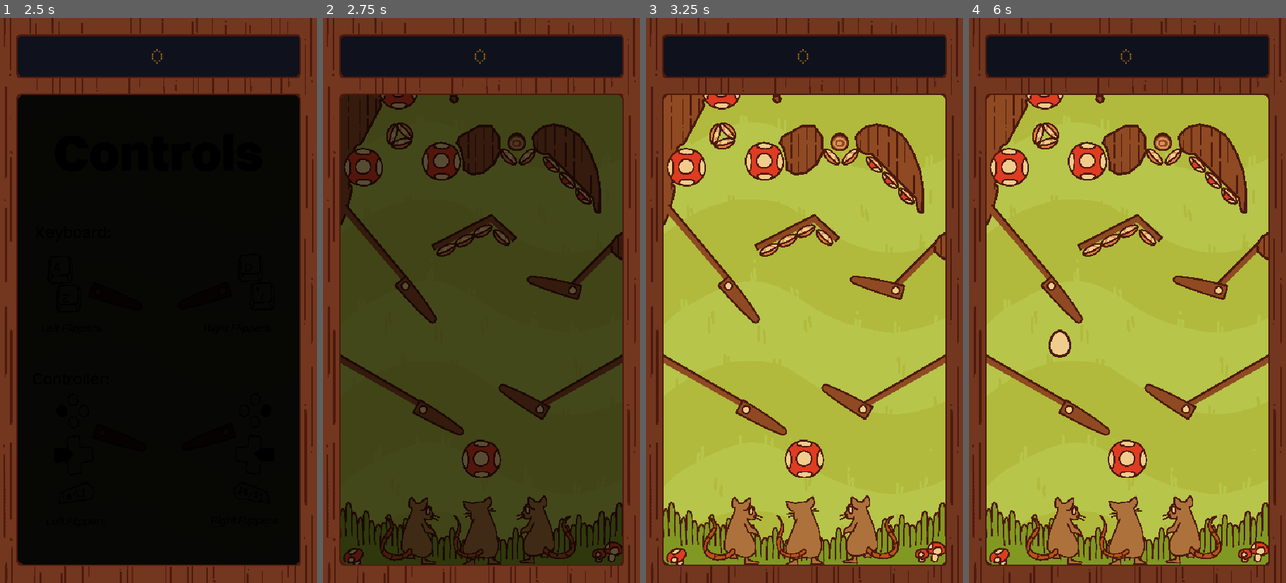
Above: before the commit, frames 1-4 (left to right).
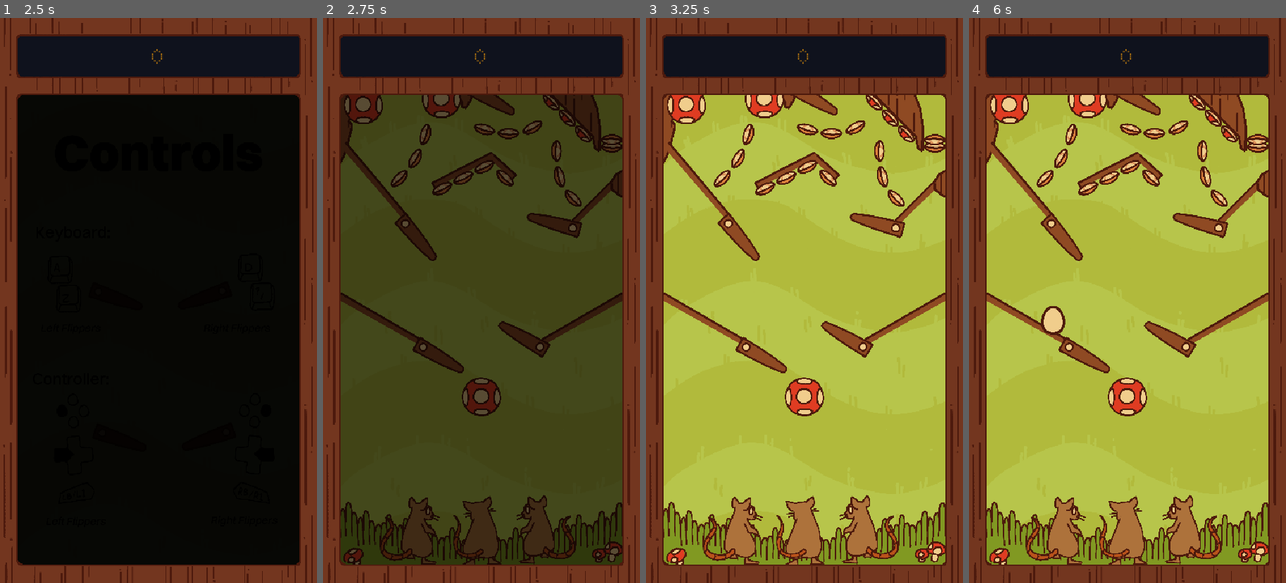
Above: after the commit, the same moments.

Repository: Lilacqualia/gjtnp-gjenp
Game: Godot game, scene res://scenes/conductor.tscn
The game is run twice, just before and just after one commit, with the same random seed, the same clock (stepped at 60 frames per second) and the same inputs.
Inputs:
- Up to frame 1 (2.5 s): tap Enter at 0.5 s; hold D (Right Flipper) 0.53-1.28 s; hold Space (Start Game) 0.53-1.28 s; hold A (Left Flipper) 1.28-2.03 s; tap Space (Start Game) at 1.35 s; hold D (Right Flipper) from 2.03 s (still down); hold Space (Start Game) from 2.03 s (still down)
- Up to frame 2 (2.75 s): keep holding D (Right Flipper); keep holding Space (Start Game)
- Up to frame 3 (3.25 s): keep holding D (Right Flipper); release Space (Start Game) at 2.78 s; tap Space (Start Game) at 2.85 s
- Up to frame 4 (6 s): tap Space (Start Game) at 3.5, 4.35, 5, 5.85 s; release D (Right Flipper) at 3.53 s; hold Space (Start Game) 3.53-4.28 s; hold A (Left Flipper) 3.53-5.78 s; hold Space (Start Game) 5.03-5.78 s; hold D (Right Flipper) from 5.78 s (still down)

Frame 1 is identical in both runs. In frame 2, 15% of the frame differs, in the area x 5-95%, y 13-82%; in frame 3, 17%; in frame 4, 17%.

Commit message:
First area draft done, working on second.

Diff:
--- a/src/scenes/table_forest.tscn
+++ b/src/scenes/table_forest.tscn
@@ -41,7 +41,7 @@
 gizmo_extents = 1000.0
 
 [node name="Stage1" type="Node2D" parent="ScrollableElements" unique_id=237564050]
-position = Vector2(50, 0)
+position = Vector2(50, -106)
 
 [node name="DrainGuard" type="Node2D" parent="ScrollableElements/Stage1" unique_id=1825372116]
 position = Vector2(50, -317)
@@ -87,11 +87,6 @@
 [node name="SideLog" type="Node2D" parent="ScrollableElements/Stage1" unique_id=469660202]
 position = Vector2(50, -757)
 
-[node name="Wall" parent="ScrollableElements/Stage1/SideLog" unique_id=1426760361 instance=ExtResource("7_ehd0t")]
-z_as_relative = false
-position = Vector2(424, 31)
-polygon = PackedVector2Array(-46, -3, -40, -11, -29, -19, -11, -23, 12, -18, 32, -5, 42, 8, 52, 27, 63, 56, 67, 83, 68, 126, 65, 127, 62, 126, 59, 122, 56, 103, 15.737274, 62.73732, -20, 27, -30, 27, -39, 22, -45, 13)
-
 [node name="DropTargetGroup" parent="ScrollableElements/Stage1/SideLog" unique_id=1705027023 instance=ExtResource("5_r5rc4")]
 position = Vector2(415, 121)
 
@@ -114,7 +109,7 @@
 value = 50
 
 [node name="spinner" parent="ScrollableElements/Stage1/SideLog" unique_id=1531310458 instance=ExtResource("9_o62vd")]
-position = Vector2(350, 38)
+position = Vector2(354, -29)
 
 [node name="OneWayPlatform3" parent="ScrollableElements/Stage1/SideLog" unique_id=29585991 instance=ExtResource("10_o62vd")]
 position = Vector2(437, 284)
@@ -127,10 +122,6 @@
 [node name="CollisionPolygon2D" parent="ScrollableElements/Stage1/SideLog/OneWayPlatform3" index="1" unique_id=974076052]
 polygon = PackedVector2Array(-108, -66, 5.236496, -66, -1.554924, -56, -98.100494, -56)
 
-[node name="Wall3" parent="ScrollableElements/Stage1/SideLog" unique_id=780634998 instance=ExtResource("7_ehd0t")]
-position = Vector2(319, 67)
-polygon = PackedVector2Array(-32, -57, -12, -56, 1, -38, 2, -12, -8, 8, -26, 23, -45, 26, -59, 18, -59, 7, -64, -18, -71, -28, -67, -38)
-
 [node name="Wall2" parent="ScrollableElements/Stage1/SideLog" unique_id=446215777 instance=ExtResource("7_ehd0t")]
 position = Vector2(513, 181)
 polygon = PackedVector2Array(6, 18, 20, 10, 19, 57, 11, 53, -1, 43, -2, 31)
@@ -142,21 +133,96 @@
 flipper_direction = 1
 
 [node name="DropTarget" parent="ScrollableElements/Stage1/SideLog" unique_id=105419351 instance=ExtResource("5_3pj8s")]
-position = Vector2(368.00003, 63)
-rotation = -0.7853982
+position = Vector2(377, 45)
+rotation = -0.5235988
+
+[node name="DropTarget6" parent="ScrollableElements/Stage1/SideLog" unique_id=1514217241 instance=ExtResource("5_3pj8s")]
+position = Vector2(446, 240.00002)
+rotation = 0.7853982
+
+[node name="DropTarget7" parent="ScrollableElements/Stage1/SideLog" unique_id=1508475977 instance=ExtResource("5_3pj8s")]
+position = Vector2(422.99997, 202.99998)
+rotation = 1.3089969
+
+[node name="DropTarget8" parent="ScrollableElements/Stage1/SideLog" unique_id=167766381 instance=ExtResource("5_3pj8s")]
+position = Vector2(418, 159)
+rotation = 1.5707964
+
+[node name="DropTarget9" parent="ScrollableElements/Stage1/SideLog" unique_id=1892174655 instance=ExtResource("5_3pj8s")]
+position = Vector2(377, 119.000015)
+rotation = -0.5235988
+
+[node name="DropTarget10" parent="ScrollableElements/Stage1/SideLog" unique_id=616005539 instance=ExtResource("5_3pj8s")]
+position = Vector2(336, 129)
+
+[node name="DropTarget11" parent="ScrollableElements/Stage1/SideLog" unique_id=108834289 instance=ExtResource("5_3pj8s")]
+position = Vector2(295, 121.999985)
+rotation = 0.2617994
 
 [node name="DropTarget2" parent="ScrollableElements/Stage1/SideLog" unique_id=1093564266 instance=ExtResource("5_3pj8s")]
-position = Vector2(336.00003, 63)
+position = Vector2(302.00003, 33)
 rotation = 0.7853982
+
+[node name="DropTarget5" parent="ScrollableElements/Stage1/SideLog" unique_id=1778843411 instance=ExtResource("5_3pj8s")]
+position = Vector2(338.00003, 50.999992)
+rotation = 0.17453292
+
+[node name="DropTarget3" parent="ScrollableElements/Stage1/SideLog" unique_id=1228208340 instance=ExtResource("5_3pj8s")]
+position = Vector2(512, 152)
+
+[node name="DropTarget4" parent="ScrollableElements/Stage1/SideLog" unique_id=424188433 instance=ExtResource("5_3pj8s")]
+position = Vector2(512, 140)
+rotation = -3.1415927
+
+[node name="OneWayPlatform4" parent="ScrollableElements/Stage1/SideLog" unique_id=585967027 instance=ExtResource("10_o62vd")]
+position = Vector2(356, -68.00001)
+rotation = 0.7853982
+scale = Vector2(0.99999994, 0.99999994)
+
+[node name="Sprite2D" parent="ScrollableElements/Stage1/SideLog/OneWayPlatform4" index="0" unique_id=965759894]
+region_rect = Rect2(2271, 0, 473, 67)
+
+[node name="CollisionPolygon2D" parent="ScrollableElements/Stage1/SideLog/OneWayPlatform4" index="1" unique_id=974076052]
+polygon = PackedVector2Array(-108, -66, 5.236496, -66, -1.554924, -56, -98.100494, -56)
+
+[node name="Wall" parent="ScrollableElements/Stage1/SideLog" unique_id=1426760361 instance=ExtResource("7_ehd0t")]
+position = Vector2(424, 31)
+polygon = PackedVector2Array(-5, -22, 12, -18, 32, -5, 42, 8, 52, 27, 63, 56, 67, 83, 68, 126, 65, 127, 62, 126, 59, 122, 56, 103, 15.737274, 62.73732, -20, 27, -30, 27, -24, 1)
+
+[node name="OneWayPlatform5" parent="ScrollableElements/Stage1/SideLog" unique_id=1983375619 instance=ExtResource("10_o62vd")]
+position = Vector2(356, -68)
+rotation = 2.3561945
+scale = Vector2(1, -1)
+
+[node name="Sprite2D" parent="ScrollableElements/Stage1/SideLog/OneWayPlatform5" index="0" unique_id=965759894]
+region_rect = Rect2(2271, 0, 473, 67)
+
+[node name="CollisionPolygon2D" parent="ScrollableElements/Stage1/SideLog/OneWayPlatform5" index="1" unique_id=974076052]
+polygon = PackedVector2Array(-108, -66, 5.236496, -66, -1.554924, -56, -98.100494, -56)
 
 [node name="BumperCluster" type="Node2D" parent="ScrollableElements/Stage1" unique_id=1672020467]
 position = Vector2(50, -664)
+
+[node name="OneWayPlatform6" parent="ScrollableElements/Stage1/BumperCluster" unique_id=1664612926 instance=ExtResource("10_o62vd")]
+position = Vector2(236, -122.000015)
+rotation = 0.7853982
+scale = Vector2(0.99999994, -0.99999994)
+
+[node name="Sprite2D" parent="ScrollableElements/Stage1/BumperCluster/OneWayPlatform6" index="0" unique_id=965759894]
+region_rect = Rect2(2496, 0, 248, 64)
+
+[node name="CollisionPolygon2D" parent="ScrollableElements/Stage1/BumperCluster/OneWayPlatform6" index="1" unique_id=974076052]
+polygon = PackedVector2Array(-108, -66, -51.600494, -66, -58.518555, -56, -97.39337, -56)
+
+[node name="Wall3" parent="ScrollableElements/Stage1/BumperCluster" unique_id=780634998 instance=ExtResource("7_ehd0t")]
+position = Vector2(319, -26)
+polygon = PackedVector2Array(-45, -45, -43, -57, -36, -62, -33, -52, -41, -19, -47, 5, -56, 19, -62, 17, -62, 8, -72, -3, -67, -18, -60.551178, -24.897629, -56, -34)
 
 [node name="Wall" parent="ScrollableElements/Stage1/BumperCluster" unique_id=539350452 instance=ExtResource("7_ehd0t")]
 z_as_relative = false
 position = Vector2(73, -174)
 texture_offset = Vector2(0, -39.265)
-polygon = PackedVector2Array(-29, 43, -31, -78, 51, -16, 55, -10, 57, -3, 50, 4, 53, 34, 44, 50, 46, 57, 12, 121, 5, 124, 0, 130, 3, 161, -9, 190, -4, 195, -4, 200, -12, 233, -18, 250, -27, 266, -30, 244)
+polygon = PackedVector2Array(-29, 43, -30, -93, -16, -78, -3, -68, 9, -61, 34, -53, 51, -24, 56, -11, 57, -3, 50, 4, 53, 34, 44, 50, 46, 57, 12, 121, 5, 124, 0, 130, 3, 161, -9, 190, -4, 195, -4, 200, -12, 233, -18, 250, -27, 266, -30, 244)
 
 [node name="round_bumper" parent="ScrollableElements/Stage1/BumperCluster" unique_id=1796053492 instance=ExtResource("9_r5rc4")]
 position = Vector2(149, -143)
@@ -183,6 +249,11 @@
 rotation = 0.8726646
 scale = Vector2(0.99999994, 0.99999994)
 
+[node name="left_flipper3" parent="ScrollableElements/Stage1/BumperCluster" unique_id=471509725 instance=ExtResource("2_cwxmj")]
+position = Vector2(277, -38.999992)
+rotation = 0.5235988
+scale = Vector2(0.99999994, 0.99999994)
+
 [node name="DropTarget5" parent="ScrollableElements/Stage1/BumperCluster" unique_id=421145021 instance=ExtResource("5_3pj8s")]
 position = Vector2(153.99997, -52.999992)
 rotation = -0.2617994
@@ -218,27 +289,39 @@
 polygon = PackedVector2Array(-108, -66, 5.236496, -66, -1.554924, -56, -98.100494, -56)
 
 [node name="Wall2" parent="ScrollableElements/Stage1/BumperCluster" unique_id=55546858 instance=ExtResource("7_ehd0t")]
-position = Vector2(224, -160)
+position = Vector2(222, -155)
 polygon = PackedVector2Array(14, 27, 19, 25, 23, 27, 26, 31, 24, 36, 19, 38, 16, 36, 13, 33)
 
 [node name="DropTarget4" parent="ScrollableElements/Stage1/BumperCluster" unique_id=963859189 instance=ExtResource("5_3pj8s")]
-position = Vector2(292, 96)
+position = Vector2(295.00003, 93)
 rotation = -0.4712389
 
 [node name="DropTarget10" parent="ScrollableElements/Stage1/BumperCluster" unique_id=1099183907 instance=ExtResource("5_3pj8s")]
-position = Vector2(324, 107)
+position = Vector2(330, 111.999985)
 rotation = 0.7330383
 
 [node name="DropTarget8" parent="ScrollableElements/Stage1/BumperCluster" unique_id=405524493 instance=ExtResource("5_3pj8s")]
-position = Vector2(261, 112)
+position = Vector2(259, 112)
 rotation = -0.4712389
 
 [node name="DropTarget9" parent="ScrollableElements/Stage1/BumperCluster" unique_id=983204576 instance=ExtResource("5_3pj8s")]
-position = Vector2(230, 128)
+position = Vector2(223, 130)
 rotation = -0.4712389
 
+[node name="DropTarget11" parent="ScrollableElements/Stage1/BumperCluster" unique_id=2105920959 instance=ExtResource("5_3pj8s")]
+position = Vector2(150.00002, 113.000015)
+rotation = -0.7853982
+
+[node name="DropTarget12" parent="ScrollableElements/Stage1/BumperCluster" unique_id=1248025646 instance=ExtResource("5_3pj8s")]
+position = Vector2(177, 79.00001)
+rotation = -1.0471976
+
+[node name="DropTarget13" parent="ScrollableElements/Stage1/BumperCluster" unique_id=414991129 instance=ExtResource("5_3pj8s")]
+position = Vector2(194, 37.999992)
+rotation = -1.3089969
+
 [node name="Stage2" type="Node2D" parent="ScrollableElements" unique_id=794293070]
-position = Vector2(50, -1186)
+position = Vector2(50, -941)
 
 [node name="Group1" type="Node2D" parent="ScrollableElements/Stage2" unique_id=1035553819]
 position = Vector2(50, -339)
@@ -332,26 +415,25 @@
 position = Vector2(50, -245)
 
 [node name="OneWayPlatform" parent="ScrollableElements/Stage2/Group2" unique_id=266733659 instance=ExtResource("10_o62vd")]
-position = Vector2(302, 233)
-rotation = -2.6179938
-scale = Vector2(1, -1)
+position = Vector2(201, 165)
+rotation = 0.5235988
 
 [node name="Sprite2D" parent="ScrollableElements/Stage2/Group2/OneWayPlatform" index="0" unique_id=965759894]
 region_rect = Rect2(2011, 0, 733, 64)
 
 [node name="CollisionPolygon2D" parent="ScrollableElements/Stage2/Group2/OneWayPlatform" index="1" unique_id=974076052]
-polygon = PackedVector2Array(-108, -66, 76.16214, -66, 63.501877, -56, -98, -56)
+polygon = PackedVector2Array(-108, -66, 71.23393, -66, 63.501877, -56, -98, -56)
 
 [node name="Wall" parent="ScrollableElements/Stage2/Group2" unique_id=73553972 instance=ExtResource("7_ehd0t")]
 z_as_relative = false
 position = Vector2(-32, -259)
-polygon = PackedVector2Array(60, -53, 102, 40, 99, 117, 83, 195, 85, 229, 100, 252, 133, 268, 135, 271, 137, 276, 136, 317, 154, 346, 138, 372, 137.55597, 375.75095, 140, 378, 163, 384, 173, 391, 186, 412, 182, 419, 63, 361)
+polygon = PackedVector2Array(60, -53, 102, 40, 99, 117, 83, 195, 85, 229, 100, 252, 133, 268, 135, 271, 137, 276, 136, 317, 142, 366, 156, 385, 169, 394, 188, 404, 188, 414, 182, 419, 63, 361)
 
 [node name="spinner" parent="ScrollableElements/Stage2/Group2" unique_id=401330997 instance=ExtResource("9_o62vd")]
-position = Vector2(321, 228)
+position = Vector2(274, 141)
 
 [node name="Flipper" parent="ScrollableElements/Stage2/Group2" unique_id=1271591218 instance=ExtResource("2_cwxmj")]
-position = Vector2(527, 154)
+position = Vector2(527, 137)
 rotation = 2.6179938
 scale = Vector2(1, -1)
 flipper_direction = 1
@@ -361,16 +443,13 @@
 position = Vector2(142, 7)
 polygon = PackedVector2Array(18, -6, 23, -4, 58, 18, 54, 46, 51, 49, 47, 51, 17, 52, 13, 48, 10, 43, 13, 1, 15, -4)
 
-[node name="round_bumper" parent="ScrollableElements/Stage2/Group2" unique_id=912063991 instance=ExtResource("9_r5rc4")]
-position = Vector2(132, 86)
-
 [node name="Wall3" parent="ScrollableElements/Stage2/Group2" unique_id=1839268283 instance=ExtResource("7_ehd0t")]
 z_as_relative = false
 position = Vector2(81, -149)
 polygon = PackedVector2Array(19, 61, 26, 39, 68, 55, 59, 74, 34, 111, 23, 116, 14, 107)
 
 [node name="Flipper2" parent="ScrollableElements/Stage2/Group2" unique_id=1777997196 instance=ExtResource("2_cwxmj")]
-position = Vector2(198, 36)
+position = Vector2(156, 155)
 rotation = 0.5235988
 
 [node name="Flipper3" parent="ScrollableElements/Stage2/Group2" unique_id=2018784821 instance=ExtResource("2_cwxmj")]
@@ -378,12 +457,12 @@
 rotation = 0.5235988
 
 [node name="DropTarget" parent="ScrollableElements/Stage2/Group2" unique_id=1503294390 instance=ExtResource("5_3pj8s")]
-position = Vector2(189, 89)
+position = Vector2(191, 86)
 rotation = -1.3089969
 scale = Vector2(0.99999994, 0.99999994)
 
 [node name="DropTarget2" parent="ScrollableElements/Stage2/Group2" unique_id=574325415 instance=ExtResource("5_3pj8s")]
-position = Vector2(166, 126)
+position = Vector2(168, 124)
 rotation = -0.7853982
 
 [node name="spinner2" parent="ScrollableElements/Stage2/Group2" unique_id=2095172409 instance=ExtResource("9_o62vd")]
@@ -399,18 +478,23 @@
 position = Vector2(275, -47)
 
 [node name="DropTarget10" parent="ScrollableElements/Stage2/Group2" unique_id=1465285313 instance=ExtResource("5_3pj8s")]
-position = Vector2(360, 234)
+position = Vector2(318, 209)
+rotation = -0.5235988
 
 [node name="DropTarget11" parent="ScrollableElements/Stage2/Group2" unique_id=1961369025 instance=ExtResource("5_3pj8s")]
-position = Vector2(405, 232)
-
-[node name="DropTarget13" parent="ScrollableElements/Stage2/Group2" unique_id=1275900764 instance=ExtResource("5_3pj8s")]
-position = Vector2(449, 215)
+position = Vector2(357, 186)
+rotation = -0.5235988
 
 [node name="DropTarget12" parent="ScrollableElements/Stage2/Group2" unique_id=532851316 instance=ExtResource("5_3pj8s")]
 position = Vector2(90, -127)
 rotation = -2.6179938
 
+[node name="Flipper4" parent="ScrollableElements/Stage2/Group2" unique_id=1904140203 instance=ExtResource("2_cwxmj")]
+position = Vector2(527, 301)
+rotation = 1.5707964
+scale = Vector2(0.9999999, -0.9999999)
+flipper_direction = 1
+
 [node name="Group3" type="Node2D" parent="ScrollableElements/Stage2" unique_id=1902964560]
 position = Vector2(50, -741)
 
@@ -441,7 +525,7 @@
 polygon = PackedVector2Array(-1, 26, 4, 17, 12, 11, 19, 17, 23, 30, 13, 78, 1, 99, -7, 93, -7, 65)
 
 [node name="GoalBox" type="Node2D" parent="ScrollableElements" unique_id=1483445530]
-position = Vector2(50, -2178)
+position = Vector2(50, -1933)
 
 [node name="OneWayPlatform" parent="ScrollableElements/GoalBox" unique_id=1087753829 instance=ExtResource("10_o62vd")]
 position = Vector2(260, 27)
@@ -533,6 +617,9 @@
 [editable path="ScrollableElements/Stage1/DrainGuard/RightGuardPlatform"]
 [editable path="ScrollableElements/Stage1/DrainGuard/LeftGuardPlatform"]
 [editable path="ScrollableElements/Stage1/SideLog/OneWayPlatform3"]
+[editable path="ScrollableElements/Stage1/SideLog/OneWayPlatform4"]
+[editable path="ScrollableElements/Stage1/SideLog/OneWayPlatform5"]
+[editable path="ScrollableElements/Stage1/BumperCluster/OneWayPlatform6"]
 [editable path="ScrollableElements/Stage1/BumperCluster/OneWayPlatform4"]
 [editable path="ScrollableElements/Stage1/BumperCluster/OneWayPlatform5"]
 [editable path="ScrollableElements/Stage1/BumperCluster/OneWayPlatform3"]
--- a/src/scripts/table_forest.gd
+++ b/src/scripts/table_forest.gd
@@ -88,7 +88,7 @@
 		ball.connect("egg_is_broken", _on_egg_is_broken)
 		add_child.call_deferred(ball)
 		ball.set_deferred("position", ResetPosition)
-		ball.call_deferred("rebound", 1000.0, 0.6)
+		ball.call_deferred("rebound", 1100.0, 0.7)
 
 func _on_pinball_hit(hit_object: Node) -> void:
 	var value = hit_object.receive_hit(ball.linear_velocity)
